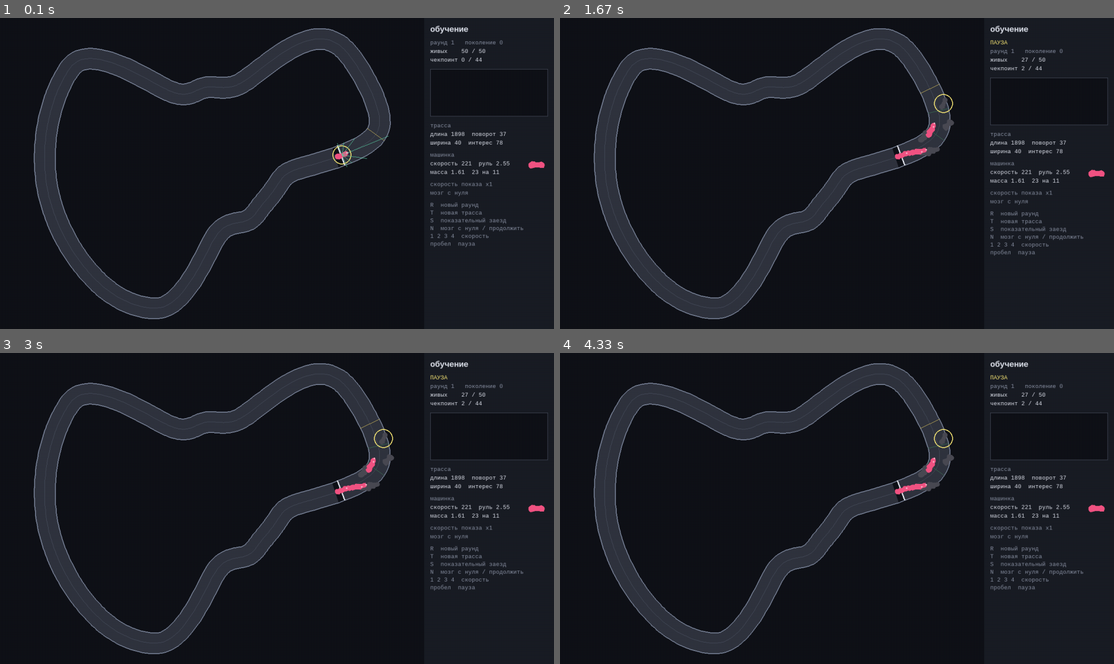
Above: before the commit, frames 1-4 (two rows, left to right).
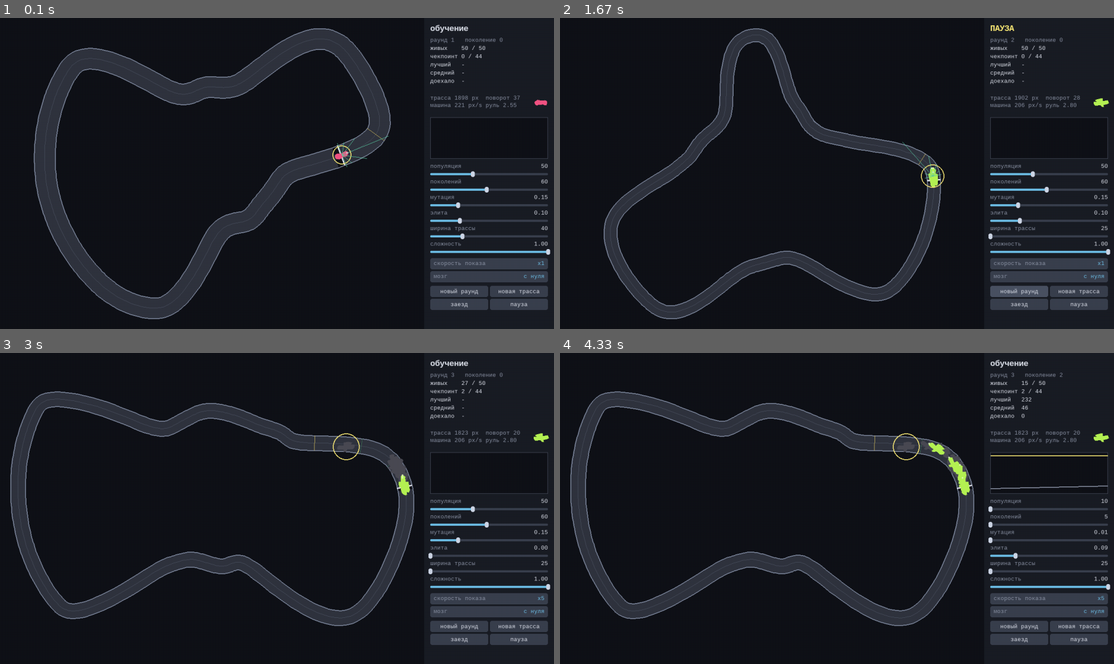
Above: after the commit, the same moments.

Repository: ALEXalesha/AiCar
Game: pygame game, started from main.py
Two runs of this game, one before a commit and one after it. Both use one fixed random seed, a clock stepped at 60 frames per second and the inputs below.
Inputs (mouse positions are in pixels of both pictures, inside the frame that each line leads up to):
- Up to frame 1 (0.1 s): no input
- Up to frame 2 (1.67 s): press the mouse at (1047, 232) at 0.37 s; move the mouse to (1003, 154) at 0.47 s; release the mouse at (958, 77) at 0.6 s; tap S at 0.67 s; click (1019, 291) at 1.05 s, where only the run after the commit has a clickable "новый раунд"; tap Space at 1.33 s
- Up to frame 3 (3 s): click (487, 598) at 1.72 s, where only the run after the commit has a clickable "скорость показа"; click (520, 626) at 2.05 s, where only the run after the commit has a clickable "новая трасса"; press the mouse at (487, 567) at 2.37 s; move the mouse to (299, 595) at 2.47 s; release the mouse at (110, 623) at 2.6 s; press the mouse at (487, 552) at 2.7 s; move the mouse to (376, 539) at 2.8 s; release the mouse at (271, 527) at 2.93 s
- Up to frame 4 (4.33 s): press the mouse at (1047, 536) at 3.03 s; move the mouse to (981, 508) at 3.13 s; release the mouse at (914, 480) at 3.27 s; press the mouse at (1047, 520) at 3.37 s; move the mouse to (947, 564) at 3.47 s; release the mouse at (842, 608) at 3.6 s; press the mouse at (1047, 505) at 3.7 s; move the mouse to (886, 452) at 3.8 s; release the mouse at (731, 399) at 3.93 s; press the mouse at (1047, 552) at 4.03 s; move the mouse to (1030, 527) at 4.13 s; release the mouse at (1014, 502) at 4.27 s

The runs differ from the first frame. In frame 1, 5.8% of the frame differs, in the area x 77-100%, y 2-94%; in frame 2, 24%; in frame 3, 25%; in frame 4, 25%, in the area x 1-100%, y 2-97%.

Commit message:
Панель: ползунки, кнопки, переключатели, график
Настройки нигде не копируются в переменные игры, читаются у панели
в момент использования. Мутация и элита действуют прямо посреди
обучения, размер популяции со следующего раунда.

В Panel.handle список, а не генератор: any с генератором остановился бы
на первом сработавшем виджете, и ползунки не узнали бы об отпускании
кнопки мыши.

Co-Authored-By: Claude Opus 5 <noreply@anthropic.com>

Diff:
--- a/main.py
+++ b/main.py
@@ -10,20 +10,18 @@
 import render
 import track
 import train
-
-TRACK_GEN = "track"
+import ui
+
 TRAINING = "training"
 SHOWCASE = "showcase"
 DONE = "done"
 
-HELP = [
-    "R  новый раунд",
-    "T  новая трасса",
-    "S  показательный заезд",
-    "N  мозг с нуля / продолжить",
-    "1 2 3 4  скорость",
-    "пробел  пауза",
-]
+STATE_NAME = {TRAINING: "обучение", SHOWCASE: "показательный заезд", DONE: "заезд окончен"}
+SPEED_NAMES = ("x1", "x5", "x20", "без отрисовки")
+BRAIN_NAMES = ("с нуля", "продолжить")
+
+STATS_H = 216
+GRAPH_H = 96
 
 
 class Game:
@@ -33,30 +31,44 @@
         self.screen = pygame.display.set_mode((cfg.WINDOW_W, cfg.WINDOW_H))
         self.clock = pygame.time.Clock()
         self.view = pygame.Rect(0, 0, cfg.WINDOW_W - cfg.PANEL_W, cfg.WINDOW_H)
-        self.panel = pygame.Rect(self.view.width, 0, cfg.PANEL_W, cfg.WINDOW_H)
+        self.panel_rect = pygame.Rect(self.view.width, 0, cfg.PANEL_W, cfg.WINDOW_H)
         self.font = pygame.font.SysFont("consolas", 15)
         self.big = pygame.font.SysFont("consolas", 21, bold=True)
 
         self.rng = np.random.default_rng(seed)
-        self.settings = {
-            "pop_size": cfg.POP_SIZE,
-            "generations": cfg.MAX_GENERATIONS,
-            "mut_sigma": cfg.MUT_SIGMA,
-            "elite_frac": cfg.ELITE_FRAC,
-            "width": cfg.TRACK_WIDTH,
-            "difficulty": cfg.DIFFICULTY,
-        }
-        self.speed_idx = 0
+        self.build_panel()
         self.paused = False
-        self.keep_brain = False
         self.best_brain = None
         self.rounds = 0
         self.running = True
         self.new_round(new_car=True)
 
+    def build_panel(self):
+        p = ui.Panel(self.panel_rect, self.font)
+        p.skip(STATS_H)
+        p.graph("graph", GRAPH_H)
+        p.skip(6)
+        p.slider("pop_size", "популяция", 10, 120, cfg.POP_SIZE, integer=True)
+        p.slider("generations", "поколений", 5, 120, cfg.MAX_GENERATIONS, integer=True)
+        p.slider("mut_sigma", "мутация", 0.01, 0.6, cfg.MUT_SIGMA)
+        p.slider("elite_frac", "элита", 0.0, 0.4, cfg.ELITE_FRAC)
+        p.slider("width", "ширина трассы", 25, 80, cfg.TRACK_WIDTH, integer=True)
+        p.slider("difficulty", "сложность", 0.0, 1.0, cfg.DIFFICULTY)
+        p.skip(4)
+        p.toggle("speed", "скорость показа", SPEED_NAMES)
+        p.toggle("brain", "мозг", BRAIN_NAMES)
+        p.skip(4)
+        p.buttons([("round", "новый раунд"), ("track", "новая трасса")])
+        p.buttons([("show", "заезд"), ("pause", "пауза")])
+        self.ui = p
+
     @property
     def speed(self):
-        return cfg.SPEED_STEPS[self.speed_idx]
+        return cfg.SPEED_STEPS[self.ui.widgets["speed"].index]
+
+    @property
+    def keep_brain(self):
+        return self.ui.widgets["brain"].index == 1
 
     def splash(self, text):
         self.screen.fill(render.BG)
@@ -66,23 +78,25 @@
 
     def new_round(self, new_car=True):
         self.splash("генерация трассы...")
-        self.track = track.evolve_track(self.rng, self.settings["width"], self.settings["difficulty"])
+        self.track = track.evolve_track(self.rng, self.ui.value("width"), self.ui.value("difficulty"))
         self.field = field.build_for_track(self.track)
         if new_car or not hasattr(self, "car"):
             self.car = car.random_car(self.rng)
         self.camera = render.Camera(self.view, self.track.lo, self.track.hi)
 
-        n = self.settings["pop_size"]
+        n = self.ui.value("pop_size")
         if self.keep_brain and self.best_brain is not None:
-            self.brains = np.tile(self.best_brain, (n, 1))
-            self.brains[1:] = evolution.evolve(self.brains, np.arange(n, dtype=float), self.rng,
-                                               elite_frac=1.0 / n)[1:]
+            seeded = np.tile(self.best_brain, (n, 1))
+            self.brains = evolution.evolve(seeded, np.arange(n, dtype=float), self.rng,
+                                           elite_frac=1.0 / n,
+                                           mut_sigma=self.ui.value("mut_sigma"))
         else:
             self.brains = evolution.random_population(n, brain.genome_size(), self.rng)
 
         self.gen = 0
         self.history = []
         self.rounds += 1
+        self.paused = False
         self.state = TRAINING
         self.race = race.Race(self.track, self.field, self.car, self.brains)
 
@@ -91,13 +105,13 @@
         self.history.append(train.gen_stats(self.gen, self.race))
         self.best_brain = self.brains[int(np.argmax(fit))].copy()
 
-        if self.race.n_finished or self.gen + 1 >= self.settings["generations"]:
+        if self.race.n_finished or self.gen + 1 >= self.ui.value("generations"):
             self.start_showcase()
             return
 
         self.brains = evolution.evolve(self.brains, fit, self.rng,
-                                       elite_frac=self.settings["elite_frac"],
-                                       mut_sigma=self.settings["mut_sigma"])
+                                       elite_frac=self.ui.value("elite_frac"),
+                                       mut_sigma=self.ui.value("mut_sigma"))
         self.gen += 1
         self.race = race.Race(self.track, self.field, self.car, self.brains)
 
@@ -106,10 +120,9 @@
         self.race = race.Race(self.track, self.field, self.car, self.best_brain[None, :])
 
     def advance(self):
-        if self.paused:
+        if self.paused or self.state == DONE:
             return
-        steps = self.speed or cfg.STEPS_PER_GEN
-        for _ in range(steps):
+        for _ in range(self.speed or cfg.STEPS_PER_GEN):
             if self.race.done:
                 break
             self.race.step()
@@ -118,7 +131,7 @@
             return
         if self.state == TRAINING:
             self.next_generation()
-        elif self.state == SHOWCASE:
+        else:
             self.state = DONE
 
     def key(self, code):
@@ -132,10 +145,18 @@
             self.new_round(new_car=False)
         elif code == pygame.K_s and self.best_brain is not None:
             self.start_showcase()
-        elif code == pygame.K_n:
-            self.keep_brain = not self.keep_brain
         elif pygame.K_1 <= code <= pygame.K_4:
-            self.speed_idx = code - pygame.K_1
+            self.ui.widgets["speed"].index = code - pygame.K_1
+
+    def apply_buttons(self):
+        if self.ui.clicked("round"):
+            self.new_round(new_car=True)
+        if self.ui.clicked("track"):
+            self.new_round(new_car=False)
+        if self.ui.clicked("show") and self.best_brain is not None:
+            self.start_showcase()
+        if self.ui.clicked("pause"):
+            self.paused = not self.paused
 
     def draw_field(self):
         if self.state in (SHOWCASE, DONE):
@@ -153,68 +174,40 @@
             render.draw_rays(self.screen, self.camera, self.race.pos[leader],
                              self.race.angle[leader], rays)
 
-    def draw_graph(self, top, height):
-        box = pygame.Rect(self.panel.left + 14, top, cfg.PANEL_W - 28, height)
-        pygame.draw.rect(self.screen, render.BG, box)
-        pygame.draw.rect(self.screen, render.MIDLINE, box, 1)
-        if len(self.history) < 2:
-            return
-        best = np.array([s.best for s in self.history])
-        mean = np.array([s.mean for s in self.history])
-        top_value = max(best.max() * 1.08, 1.0)
-        xs = np.linspace(box.left, box.right, len(best))
-        for values, colour in ((mean, render.TEXT_DIM), (best, render.LEADER_RING)):
-            pts = [(x, box.bottom - v / top_value * box.height) for x, v in zip(xs, values)]
-            pygame.draw.lines(self.screen, colour, False, pts, 2)
-
-    def draw_panel(self):
-        pygame.draw.rect(self.screen, render.PANEL_BG, self.panel)
-        x = self.panel.left + 14
-        y = 16
-
-        def line(text, colour=render.TEXT, step=20):
+    def draw_stats(self):
+        x = self.panel_rect.left + self.ui.pad
+        y = self.panel_rect.top + self.ui.pad
+
+        def line(text, colour=render.TEXT, step=19):
             nonlocal y
             self.screen.blit(self.font.render(text, True, colour), (x, y))
             y += step
 
-        state = {TRAINING: "обучение", SHOWCASE: "показательный заезд",
-                 DONE: "заезд окончен", TRACK_GEN: "генерация"}[self.state]
-        self.screen.blit(self.big.render(state, True, render.TEXT), (x, y))
-        y += 34
-        if self.paused:
-            line("ПАУЗА", render.LEADER_RING)
-
+        title = "ПАУЗА" if self.paused else STATE_NAME[self.state]
+        colour = render.LEADER_RING if self.paused else render.TEXT
+        self.screen.blit(self.big.render(title, True, colour), (x, y))
+        y += 30
+
+        last = self.history[-1] if self.history else None
         line(f"раунд {self.rounds}   поколение {self.gen}", render.TEXT_DIM)
         line(f"живых    {self.race.n_alive} / {self.race.n}")
         line(f"чекпоинт {int(self.race.cp.max())} / {self.track.n_checkpoints - 1}")
-        if self.history:
-            last = self.history[-1]
-            line(f"лучший   {last.best:.0f}")
-            line(f"средний  {last.mean:.0f}")
-            line(f"доехало  {last.finished}")
-            if last.best_time:
-                line(f"время    {last.best_time:.1f} с", render.LEADER_RING)
-        y += 8
-
-        self.draw_graph(y, 110)
-        y += 124
-
-        line("трасса", render.TEXT_DIM)
-        line(f"длина {self.track.length:.0f}  поворот {self.track.min_radius:.0f}")
-        line(f"ширина {self.track.width:.0f}  интерес {self.track.variety:.0f}")
-        y += 8
-        line("машинка", render.TEXT_DIM)
-        line(f"скорость {self.car.max_speed:.0f}  руль {self.car.max_steer:.2f}")
-        line(f"масса {self.car.mass:.2f}  {self.car.length:.0f} на {self.car.width:.0f}")
-        render.draw_car_badge(self.screen, self.car, (self.panel.right - 40, y - 30), 1.6)
-        y += 8
-
-        speed = "без отрисовки" if self.speed == 0 else f"x{self.speed}"
-        line(f"скорость показа {speed}", render.TEXT_DIM)
-        line(f"мозг {'продолжить' if self.keep_brain else 'с нуля'}", render.TEXT_DIM)
-        y += 8
-        for row in HELP:
-            line(row, render.TEXT_DIM, 18)
+        line(f"лучший   {last.best:.0f}" if last else "лучший   -")
+        line(f"средний  {last.mean:.0f}" if last else "средний  -")
+        line(f"доехало  {last.finished}" if last else "доехало  -")
+        if last and last.best_time:
+            line(f"время    {last.best_time:.1f} с", render.LEADER_RING)
+
+        y = self.panel_rect.top + STATS_H - 38
+        line(f"трасса {self.track.length:.0f} px  поворот {self.track.min_radius:.0f}", render.TEXT_DIM, 17)
+        line(f"машина {self.car.max_speed:.0f} px/s руль {self.car.max_steer:.2f}", render.TEXT_DIM, 17)
+        render.draw_car_badge(self.screen, self.car, (self.panel_rect.right - 30, y - 16), 1.2)
+
+    def draw_panel(self):
+        pygame.draw.rect(self.screen, render.PANEL_BG, self.panel_rect)
+        self.draw_stats()
+        self.ui.widgets["graph"].draw(self.screen, self.history)
+        self.ui.draw(self.screen)
 
     def run(self):
         while self.running:
@@ -223,6 +216,9 @@
                     self.running = False
                 elif event.type == pygame.KEYDOWN:
                     self.key(event.key)
+                else:
+                    self.ui.handle(event)
+            self.apply_buttons()
 
             self.advance()
             self.screen.fill(render.BG)
--- /dev/null
+++ b/tests/test_ui.py
@@ -0,0 +1,182 @@
+import pygame
+import pytest
+
+import ui
+
+
+def press(pos, button=1):
+    return pygame.event.Event(pygame.MOUSEBUTTONDOWN, pos=pos, button=button)
+
+
+def release(pos, button=1):
+    return pygame.event.Event(pygame.MOUSEBUTTONUP, pos=pos, button=button)
+
+
+def move(pos):
+    return pygame.event.Event(pygame.MOUSEMOTION, pos=pos)
+
+
+def slider(lo=0.0, hi=100.0, value=50.0, **kw):
+    return ui.Slider(pygame.Rect(100, 200, 200, ui.SLIDER_H), "тест", lo, hi, value, **kw)
+
+
+def test_slider_starts_at_the_given_value():
+    assert slider().value == 50.0
+
+
+def test_slider_clamps_on_both_ends():
+    s = slider()
+    s.value = -10.0
+    assert s.value == 0.0
+    s.value = 999.0
+    assert s.value == 100.0
+
+
+def test_integer_slider_rounds():
+    s = slider(integer=True)
+    s.value = 12.7
+    assert s.value == 13 and isinstance(s.value, int)
+
+
+def test_clicking_the_bar_sets_the_value():
+    s = slider()
+    s.handle(press((s.bar.left, s.bar.centery)))
+    assert s.value == 0.0
+    s.handle(press((s.bar.right - 1, s.bar.centery)))
+    assert s.value > 99.0
+
+
+def test_clicking_the_middle_gives_the_middle_value():
+    s = slider()
+    s.handle(press((s.bar.centerx, s.bar.centery)))
+    assert abs(s.value - 50.0) < 1.0
+
+
+def test_dragging_only_works_after_grabbing():
+    s = slider()
+    assert not s.handle(move((s.bar.left, s.bar.centery)))
+    assert s.value == 50.0
+    s.handle(press((s.bar.centerx, s.bar.centery)))
+    assert s.handle(move((s.bar.left, s.bar.centery)))
+    assert s.value == 0.0
+
+
+def test_releasing_stops_the_drag():
+    s = slider()
+    s.handle(press((s.bar.centerx, s.bar.centery)))
+    s.handle(release((s.bar.centerx, s.bar.centery)))
+    s.handle(move((s.bar.left, s.bar.centery)))
+    assert abs(s.value - 50.0) < 1.0
+
+
+def test_clicking_outside_does_not_grab():
+    s = slider()
+    assert not s.handle(press((0, 0)))
+    assert s.value == 50.0
+
+
+def test_button_fires_only_on_release_inside():
+    b = ui.Button(pygame.Rect(0, 0, 100, ui.BUTTON_H), "жми")
+    b.handle(press((50, 10)))
+    assert b.handle(release((50, 10)))
+    assert b.take()
+
+
+def test_button_does_not_fire_when_released_outside():
+    b = ui.Button(pygame.Rect(0, 0, 100, ui.BUTTON_H), "жми")
+    b.handle(press((50, 10)))
+    assert not b.handle(release((500, 500)))
+    assert not b.take()
+
+
+def test_button_does_not_fire_without_a_press():
+    b = ui.Button(pygame.Rect(0, 0, 100, ui.BUTTON_H), "жми")
+    assert not b.handle(release((50, 10)))
+    assert not b.take()
+
+
+def test_take_consumes_the_click():
+    b = ui.Button(pygame.Rect(0, 0, 100, ui.BUTTON_H), "жми")
+    b.handle(press((50, 10)))
+    b.handle(release((50, 10)))
+    assert b.take()
+    assert not b.take()
+
+
+def test_toggle_cycles_through_options():
+    t = ui.Toggle(pygame.Rect(0, 0, 100, ui.TOGGLE_H), "скорость", ["x1", "x5", "x20"])
+    assert t.value == "x1"
+    t.handle(release((50, 10)))
+    assert t.value == "x5"
+    t.handle(release((50, 10)))
+    t.handle(release((50, 10)))
+    assert t.value == "x1"
+
+
+def test_toggle_ignores_clicks_outside():
+    t = ui.Toggle(pygame.Rect(0, 0, 100, ui.TOGGLE_H), "скорость", ["x1", "x5"])
+    assert not t.handle(release((500, 500)))
+    assert t.value == "x1"
+
+
+def test_panel_stacks_widgets_without_overlap():
+    p = ui.Panel(pygame.Rect(0, 0, 300, 720), None)
+    p.slider("a", "a", 0, 1, 0.5)
+    p.toggle("b", "b", ["один", "два"])
+    p.buttons([("c", "c"), ("d", "d")])
+    boxes = [w.rect for w in p.widgets.values()]
+    for i, box in enumerate(boxes):
+        for other in boxes[i + 1:]:
+            assert not box.colliderect(other)
+
+
+def test_panel_keeps_widgets_inside_its_width():
+    p = ui.Panel(pygame.Rect(20, 0, 300, 720), None)
+    p.slider("a", "a", 0, 1, 0.5)
+    p.buttons([("b", "b"), ("c", "c"), ("d", "d")], per_row=3)
+    for w in p.widgets.values():
+        assert w.rect.left >= 20 + p.pad
+        assert w.rect.right <= 320 - p.pad
+
+
+def test_panel_reads_values_and_clicks():
+    p = ui.Panel(pygame.Rect(0, 0, 300, 720), None)
+    p.slider("size", "размер", 10, 90, 40, integer=True)
+    p.buttons([("go", "старт")])
+    assert p.value("size") == 40
+    box = p.widgets["go"].rect
+    p.handle(press(box.center))
+    p.handle(release(box.center))
+    assert p.clicked("go")
+    assert not p.clicked("go")
+
+
+def test_panel_reports_whether_anything_changed():
+    p = ui.Panel(pygame.Rect(0, 0, 300, 720), None)
+    p.slider("size", "размер", 10, 90, 40, integer=True)
+    assert not p.handle(press((900, 900)))
+    assert p.handle(press(p.widgets["size"].bar.center))
+
+
+def test_graph_survives_an_empty_history():
+    pygame.init()
+    surf = pygame.Surface((200, 100))
+    ui.Graph(pygame.Rect(0, 0, 200, 100)).draw(surf, [])
+
+
+def test_graph_survives_a_single_generation():
+    pygame.init()
+    surf = pygame.Surface((200, 100))
+    ui.Graph(pygame.Rect(0, 0, 200, 100)).draw(surf, [_Stat(1.0, 1.0)])
+
+
+def test_graph_handles_all_zero_history():
+    pygame.init()
+    surf = pygame.Surface((200, 100))
+    ui.Graph(pygame.Rect(0, 0, 200, 100)).draw(surf, [_Stat(0.0, 0.0), _Stat(0.0, 0.0)])
+
+
+class _Stat:
+    def __init__(self, best, mean):
+        self.best = best
+        self.mean = mean
--- /dev/null
+++ b/ui.py
@@ -0,0 +1,211 @@
+import numpy as np
+import pygame
+
+import render
+
+TRACK_H = 5
+KNOB_W = 9
+SLIDER_H = 32
+BUTTON_H = 26
+TOGGLE_H = 26
+GAP = 4
+
+FILL = (58, 64, 78)
+ACTIVE = (110, 190, 230)
+KNOB = (206, 214, 230)
+HOVER = (74, 82, 99)
+
+
+class Slider:
+    height = SLIDER_H
+
+    def __init__(self, rect, label, lo, hi, value, integer=False, fmt="{:.2f}"):
+        self.rect = rect
+        self.label = label
+        self.lo, self.hi = float(lo), float(hi)
+        self.integer = integer
+        self.fmt = "{:.0f}" if integer else fmt
+        self.value = value
+        self.dragging = False
+
+    @property
+    def value(self):
+        return self._value
+
+    @value.setter
+    def value(self, v):
+        v = float(np.clip(v, self.lo, self.hi))
+        self._value = int(round(v)) if self.integer else v
+
+    @property
+    def bar(self):
+        return pygame.Rect(self.rect.left, self.rect.bottom - TRACK_H - 4,
+                           self.rect.width, TRACK_H)
+
+    def _from_x(self, x):
+        bar = self.bar
+        t = np.clip((x - bar.left) / max(bar.width, 1), 0.0, 1.0)
+        self.value = self.lo + t * (self.hi - self.lo)
+
+    def handle(self, event):
+        if event.type == pygame.MOUSEBUTTONDOWN and event.button == 1:
+            grab = self.rect.inflate(0, 6)
+            if grab.collidepoint(event.pos):
+                self.dragging = True
+                self._from_x(event.pos[0])
+                return True
+        elif event.type == pygame.MOUSEBUTTONUP and event.button == 1:
+            self.dragging = False
+        elif event.type == pygame.MOUSEMOTION and self.dragging:
+            self._from_x(event.pos[0])
+            return True
+        return False
+
+    def draw(self, surf, font):
+        surf.blit(font.render(self.label, True, render.TEXT_DIM), (self.rect.left, self.rect.top))
+        shown = font.render(self.fmt.format(self.value), True, render.TEXT)
+        surf.blit(shown, (self.rect.right - shown.get_width(), self.rect.top))
+
+        bar = self.bar
+        pygame.draw.rect(surf, FILL, bar, border_radius=2)
+        t = (self.value - self.lo) / max(self.hi - self.lo, 1e-9)
+        done = pygame.Rect(bar.left, bar.top, int(bar.width * t), bar.height)
+        pygame.draw.rect(surf, ACTIVE, done, border_radius=2)
+        knob = pygame.Rect(0, 0, KNOB_W, TRACK_H + 8)
+        knob.center = (bar.left + int(bar.width * t), bar.centery)
+        pygame.draw.rect(surf, KNOB, knob, border_radius=3)
+
+
+class Button:
+    height = BUTTON_H
+
+    def __init__(self, rect, label):
+        self.rect = rect
+        self.label = label
+        self.pressed = False
+        self.fired = False
+
+    def handle(self, event):
+        if event.type == pygame.MOUSEBUTTONDOWN and event.button == 1:
+            self.pressed = self.rect.collidepoint(event.pos)
+        elif event.type == pygame.MOUSEBUTTONUP and event.button == 1:
+            hit = self.pressed and self.rect.collidepoint(event.pos)
+            self.pressed = False
+            if hit:
+                self.fired = True
+                return True
+        return False
+
+    def take(self):
+        fired, self.fired = self.fired, False
+        return fired
+
+    def draw(self, surf, font):
+        hovered = self.rect.collidepoint(pygame.mouse.get_pos())
+        colour = ACTIVE if self.pressed else HOVER if hovered else FILL
+        pygame.draw.rect(surf, colour, self.rect, border_radius=4)
+        text = font.render(self.label, True, render.TEXT)
+        surf.blit(text, text.get_rect(center=self.rect.center))
+
+
+class Toggle:
+    height = TOGGLE_H
+
+    def __init__(self, rect, label, options, index=0):
+        self.rect = rect
+        self.label = label
+        self.options = list(options)
+        self.index = index
+
+    @property
+    def value(self):
+        return self.options[self.index]
+
+    def handle(self, event):
+        if event.type == pygame.MOUSEBUTTONUP and event.button == 1 and self.rect.collidepoint(event.pos):
+            self.index = (self.index + 1) % len(self.options)
+            return True
+        return False
+
+    def draw(self, surf, font):
+        hovered = self.rect.collidepoint(pygame.mouse.get_pos())
+        pygame.draw.rect(surf, HOVER if hovered else FILL, self.rect, border_radius=4)
+        surf.blit(font.render(self.label, True, render.TEXT_DIM),
+                  (self.rect.left + 8, self.rect.top + 5))
+        text = font.render(str(self.value), True, ACTIVE)
+        surf.blit(text, (self.rect.right - text.get_width() - 8, self.rect.top + 5))
+
+
+class Graph:
+    def __init__(self, rect):
+        self.rect = rect
+
+    def draw(self, surf, history):
+        pygame.draw.rect(surf, render.BG, self.rect)
+        pygame.draw.rect(surf, render.MIDLINE, self.rect, 1)
+        if len(history) < 2:
+            return
+        best = np.array([s.best for s in history])
+        mean = np.array([s.mean for s in history])
+        top = max(float(best.max()) * 1.08, 1.0)
+        xs = np.linspace(self.rect.left + 1, self.rect.right - 1, len(best))
+        for values, colour in ((mean, render.TEXT_DIM), (best, render.LEADER_RING)):
+            pts = [(x, self.rect.bottom - 1 - v / top * (self.rect.height - 2))
+                   for x, v in zip(xs, values)]
+            pygame.draw.lines(surf, colour, False, pts, 2)
+
+
+class Panel:
+    def __init__(self, rect, font, pad=14):
+        self.rect = rect
+        self.font = font
+        self.pad = pad
+        self.widgets = {}
+        self.cursor = rect.top + pad
+
+    @property
+    def inner_width(self):
+        return self.rect.width - 2 * self.pad
+
+    def skip(self, pixels):
+        self.cursor += pixels
+
+    def place(self, height):
+        box = pygame.Rect(self.rect.left + self.pad, self.cursor, self.inner_width, height)
+        self.cursor += height + GAP
+        return box
+
+    def slider(self, key, label, lo, hi, value, integer=False, fmt="{:.2f}"):
+        self.widgets[key] = Slider(self.place(SLIDER_H), label, lo, hi, value, integer, fmt)
+        return self.widgets[key]
+
+    def toggle(self, key, label, options, index=0):
+        self.widgets[key] = Toggle(self.place(TOGGLE_H), label, options, index)
+        return self.widgets[key]
+
+    def buttons(self, items, per_row=2):
+        for start in range(0, len(items), per_row):
+            row = items[start:start + per_row]
+            box = self.place(BUTTON_H)
+            width = (box.width - GAP * (len(row) - 1)) // len(row)
+            for i, (key, label) in enumerate(row):
+                cell = pygame.Rect(box.left + i * (width + GAP), box.top, width, BUTTON_H)
+                self.widgets[key] = Button(cell, label)
+
+    def graph(self, key, height):
+        self.widgets[key] = Graph(self.place(height))
+        return self.widgets[key]
+
+    def value(self, key):
+        return self.widgets[key].value
+
+    def clicked(self, key):
+        return self.widgets[key].take()
+
+    def handle(self, event):
+        return any([w.handle(event) for w in self.widgets.values() if hasattr(w, "handle")])
+
+    def draw(self, surf):
+        for w in self.widgets.values():
+            if not isinstance(w, Graph):
+                w.draw(surf, self.font)
Binary file added: docs/preview_panel.png
Not shown, added: docs/modules/main.md
Not shown, added: docs/modules/ui.md
